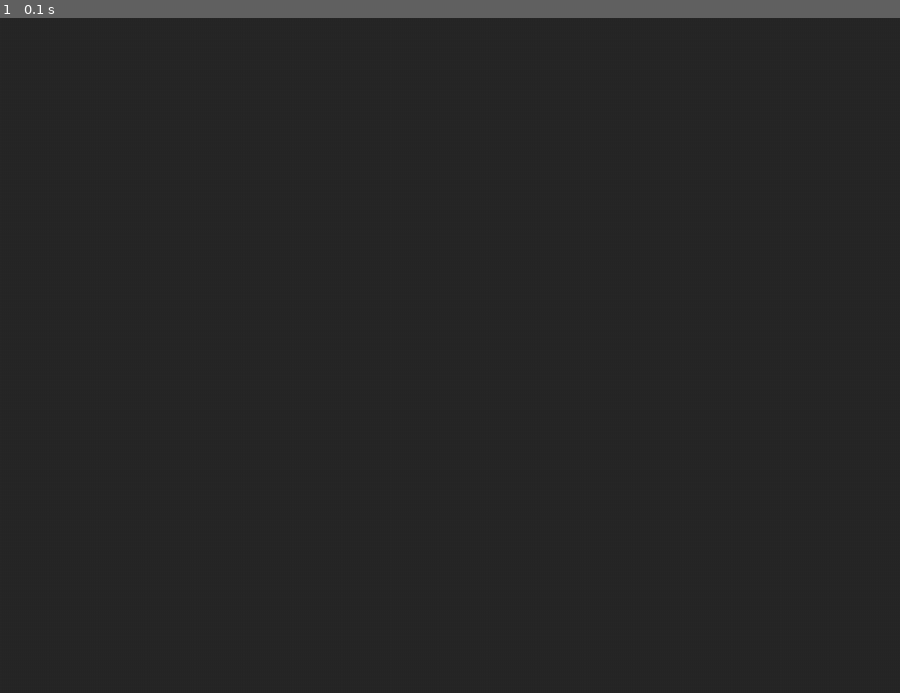
Above: before the commit, frame 1.
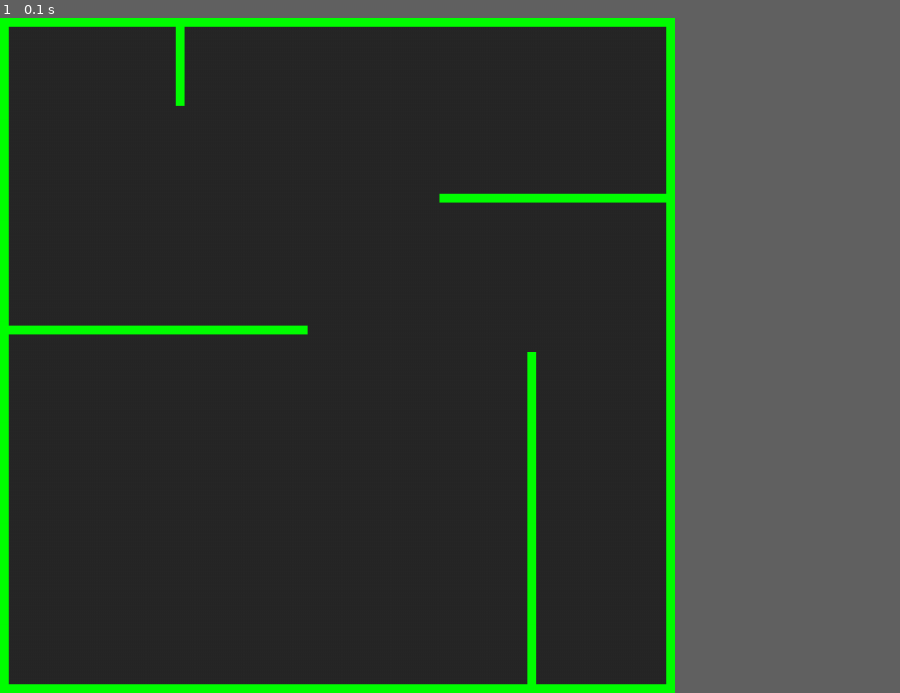
Above: after the commit, the same moment.

Repository: miloshunter/particle_filter_robot_localisation
Game: pygame game, started from main.py
The game is run twice, just before and just after one commit, with the same random seed, the same clock (stepped at 60 frames per second) and the same inputs.
Inputs:
- Up to frame 1 (0.1 s): no input
The window is 900x675 before the commit and 675x675 after it. Grey fills any space a smaller window leaves; there, only what the larger window draws over its background counts as a difference.

The runs differ from the first frame. In frame 1, 5.5% of the frame differs, in the area x 0-75%, y 0-100%.

Commit message:
Dodat Lavirint sa zidovima.
Lose resenje, razmisliti kako optimizovati to.

Diff:
--- /dev/null
+++ b/Lavirint.py
@@ -0,0 +1,26 @@
+# Sadrzi klasu Lavirint i Zid
+import pygame as pg
+import parametri
+
+class Lavirint():
+    def __init__(self, simulacija):
+        gornji_zid = Zid(simulacija, 0, 0, 768, 10)
+        donji_zid = Zid(simulacija, 0, 758, 768, 10)
+        levi_zid = Zid(simulacija, 0, 0, 10, 768)
+        levi_zid = Zid(simulacija, 758, 0, 10, 768)
+        zid1 = Zid(simulacija, 200, 0, 10, 100)
+        zid2 = Zid(simulacija, 500, 200, 500, 10)
+        zid3 = Zid(simulacija, 0, 350, 350, 10)
+        zid4 = Zid(simulacija, 600, 380, 10, 500)
+
+class Zid(pg.sprite.Sprite):
+    def __init__(self, simulacija, x, y, width, height):
+        self.grupe = simulacija.svi_sprajtovi, simulacija.lavirint_sprajtovi
+
+        pg.sprite.Sprite.__init__(self, self.grupe)
+
+        self.image = pg.Surface((width, height))
+        self.image.fill(parametri.ZELENA)
+        self.rect = self.image.get_rect()
+        self.rect.x = x
+        self.rect.y = y
--- /dev/null
+++ b/lavirint1.txt
@@ -0,0 +1,12 @@
+000010000000
+100010000000
+100000001111
+100010000000
+000010000000
+000010000000
+000010001111
+000010000000
+000000001000
+000000001000
+000000001000
+000000001000
--- a/main.py
+++ b/main.py
@@ -4,6 +4,7 @@
 import sys
 from os import path
 from parametri import *
+from Lavirint import Lavirint
 
 
 class Simulacija:
@@ -12,6 +13,14 @@
         self.ekran = pg.display.set_mode((SIRINA, VISINA))
         pg.display.set_caption(NASLOV)
         self.clock = pg.time.Clock()
+        self.nova_simulacija()
+
+    def nova_simulacija(self):
+        self.svi_sprajtovi = pg.sprite.Group()
+        self.lavirint_sprajtovi = pg.sprite.Group()
+
+        lavirint = Lavirint(self)
+
 
     def glavna_petlja(self):
         # Simulira dok se self.simuliraj ne postavi na False
@@ -35,11 +44,14 @@
                     self.izadji()
 
     def azuriraj(self):
-        pass
+        self.svi_sprajtovi.update()
+
 
     def crtaj(self):
         # Iscrtavanje sa dvostrukim baferovanjem
         self.ekran.fill(BOJA_POZADINE)
+        for sprajt in self.svi_sprajtovi:
+            self.ekran.blit(sprajt.image, sprajt.rect)
 
         pg.display.flip()
 
--- a/parametri.py
+++ b/parametri.py
@@ -10,7 +10,7 @@
 ZUTA = (255, 255, 0)
 
 # game settings
-SIRINA = 1024   # 16 * 64 or 32 * 32 or 64 * 16
+SIRINA = 768   # 16 * 64 or 32 * 32 or 64 * 16
 VISINA = 768  # 16 * 48 or 32 * 24 or 64 * 12
 FPS = 60
 NASLOV = "Lavirint"
